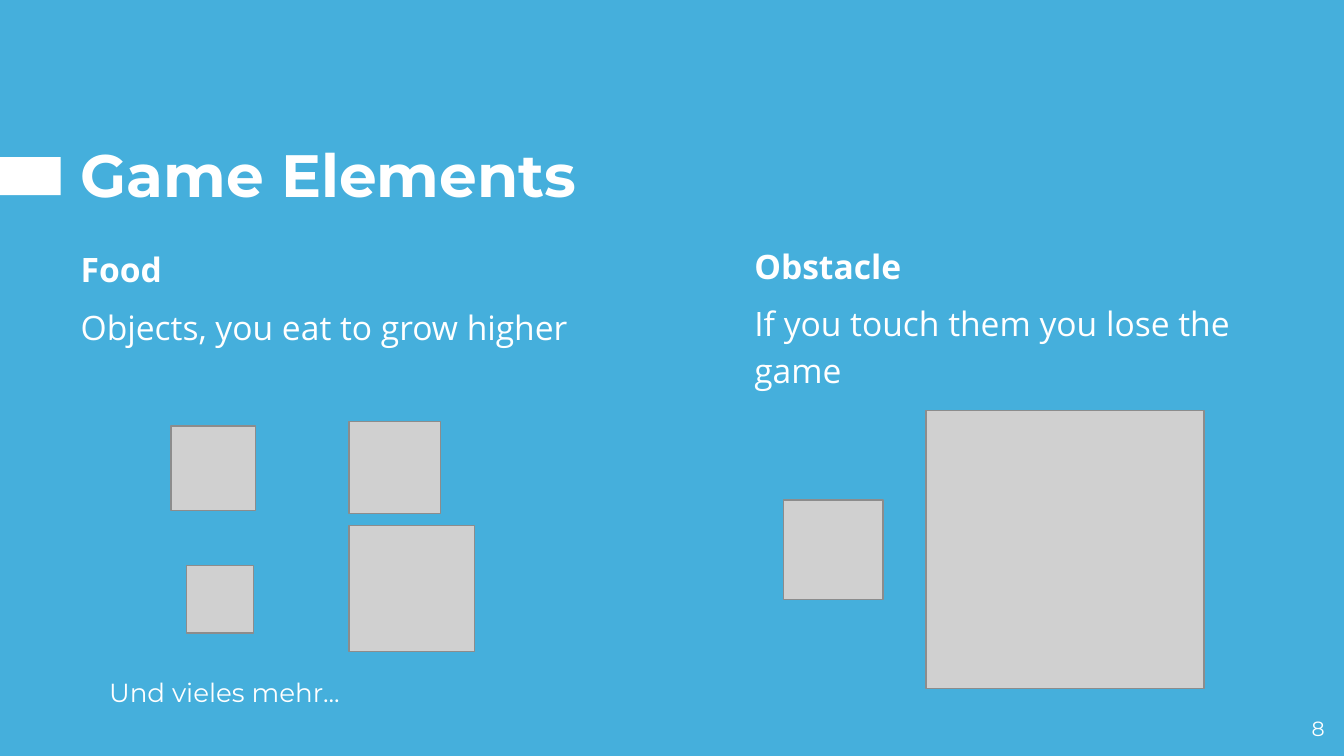
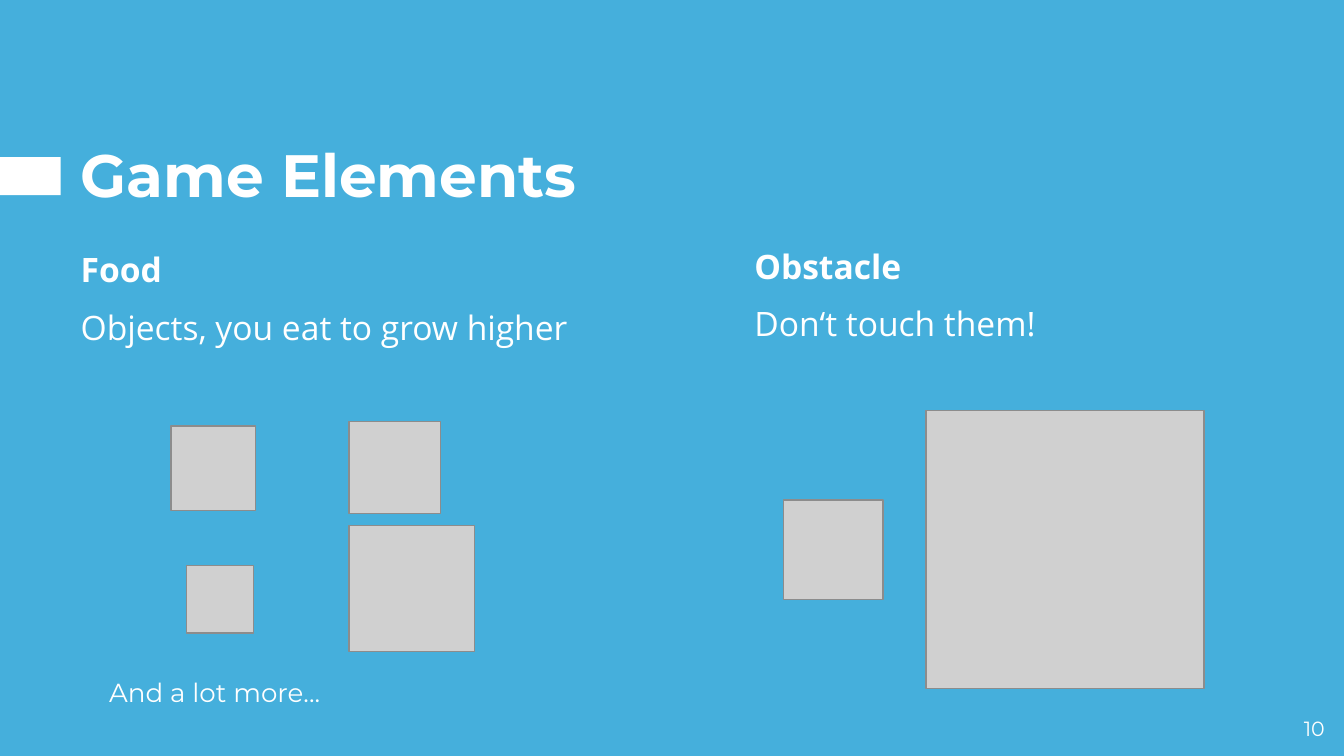
Before and after one commit to hakrrr/Giranimo, a slide deck: slide 10 of Presentation/Pitch.pptx (slide 8 before the commit). Drawn at 1344x756 pixels with LibreOffice and Linux fonts; fonts in the diff are those of the drawing; grey boxes stand for pictures. Boxes give left, top, right and bottom in pixels: in the first picture for what was removed or moved away, otherwise in the second. Text is boxed around its words. In the diff, an @@ line names an element or a change of style, - is before the commit and + after.

```diff
--- a/Presentation/Pitch.pptx
+++ b/Presentation/Pitch.pptx
@@ text at box(754, 310, 1036, 337): text changed @@
-If you touch them you lose the game
+Don‘t touch them!
@@ text at box(109, 682, 320, 702): text changed @@
-Und vieles mehr...
+And a lot more...
@@ page number at box(1304, 721, 1325, 736): text changed @@
-8
+10
```
Also in this commit, not shown: 3 other slides changed, 2 slides added, 6 other files.
